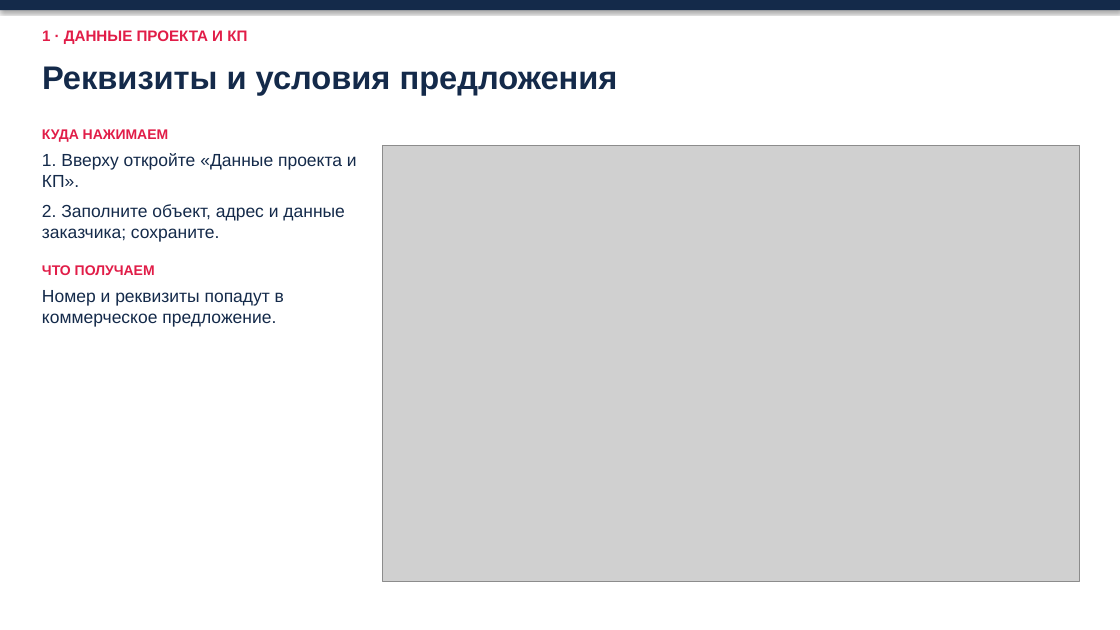
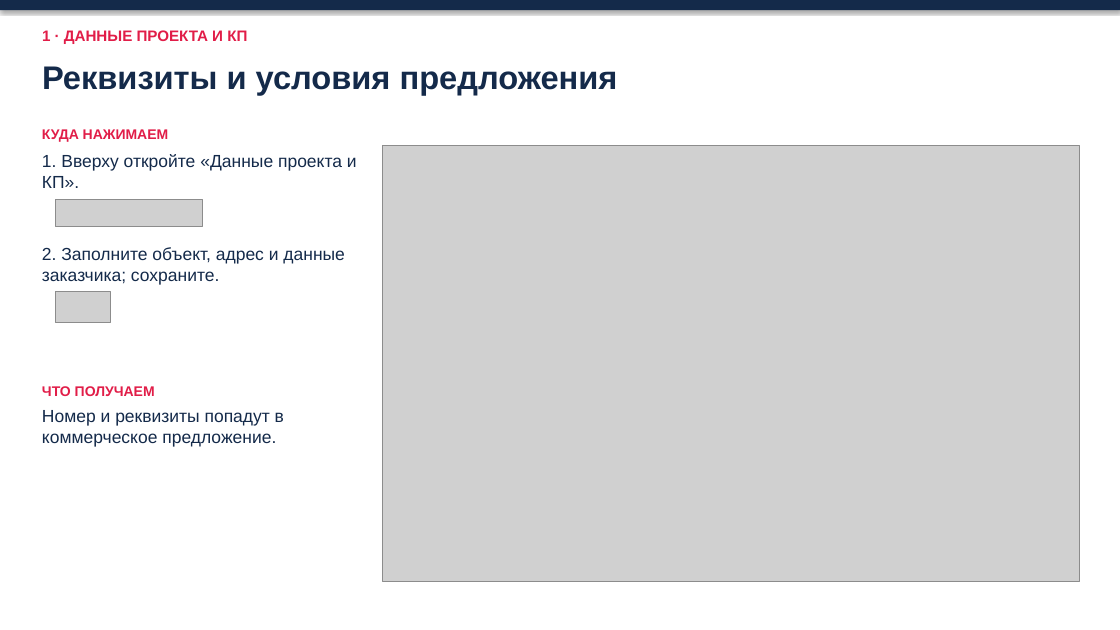
Before and after one commit to ZAVALEX174/electroPlan, a slide deck: slide 4 of docs/как-работать-в-новом-проекте-2026-11-14.pptx. Drawn at 1120x630 pixels with LibreOffice and Linux fonts; fonts in the diff are those of the drawing; grey boxes stand for pictures. Boxes give left, top, right and bottom in pixels: in the first picture for what was removed or moved away, otherwise in the second. Text is boxed around its words. In the diff, an @@ line names an element or a change of style, - is before the commit and + after.

```diff
--- a/docs/как-работать-в-новом-проекте-2026-11-14.pptx
+++ b/docs/как-работать-в-новом-проекте-2026-11-14.pptx
@@ text "КУДА НАЖИМАЕМ" at <box>42,129,169,142</box>: more space between paragraphs @@
@@ text at <box>42,153,357,327</box>: paragraphs removed @@
-1. Вверху откройте «Данные проекта и КП».
-2. Заполните объект, адрес и данные заказчика; сохраните.
-ЧТО ПОЛУЧАЕМ
-Номер и реквизиты попадут в коммерческое предложение.
@@ picture added at <box>55,199,202,227</box> @@
@@ text added at <box>42,247,345,285</box>, 15 pt, text #142A4A @@
+2. Заполните объект, адрес и данные заказчика; сохраните.
@@ picture added at <box>55,292,110,323</box> @@
@@ text added at <box>42,386,155,396</box>, 12 pt, text #E11D48, bold @@
+ЧТО ПОЛУЧАЕМ
@@ text added at <box>42,410,284,447</box>, 15 pt, text #142A4A @@
+Номер и реквизиты попадут в коммерческое предложение.
```
Also in this commit, not shown: 16 other slides changed.
